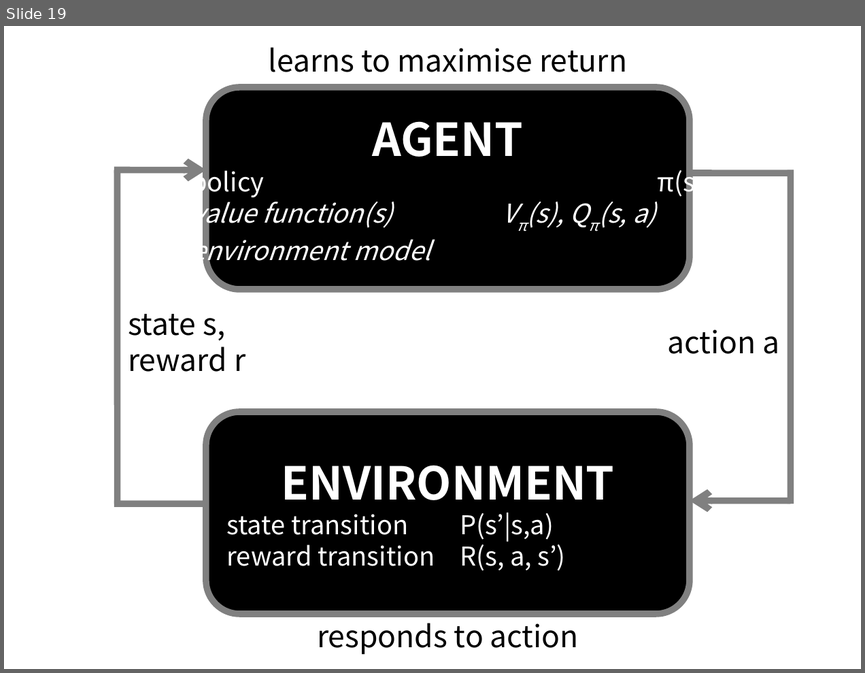
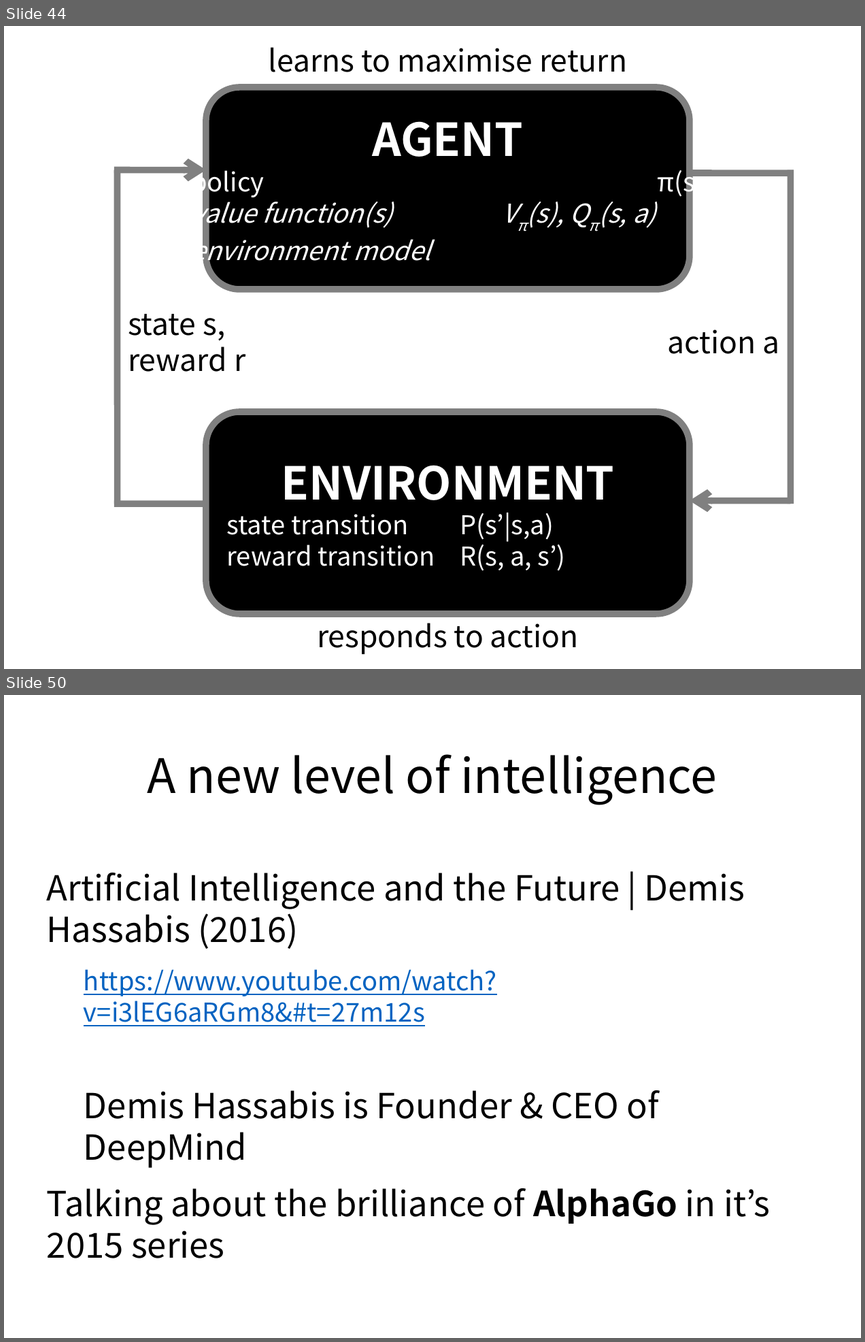
Before and after one commit to ADGEfficiency/dsr-rl, a slide deck: RL_course_v2_DRAFT.pptx. Shown one above the other, each under a label of ours: slide 19 before the commit, slides 44 and 50 after it; the slides between them are not shown. The pictures are 865x673 and 865x1342 pixels, drawn with LibreOffice and Linux fonts; fonts in the diff are those of the drawing. Boxes give left, top, right and bottom in pixels: in the first picture for what was removed or moved away, otherwise in the second. Text is boxed around its words. In the diff, an @@ line names an element or a change of style, - is before the commit and + after.

```diff
--- a/RL_course_v2_DRAFT.pptx
+++ b/RL_course_v2_DRAFT.pptx
@@ slide 50 added at [4, 695, 861, 1338], background #FFFFFF @@
@@ title added at [147, 754, 717, 804], 44 pt, text #000000 @@
+A new level of intelligence
@@ text added at [47, 872, 770, 1258], 32 pt, text #000000 @@
+Artificial Intelligence and the Future | Demis Hassabis (2016)
+● https://www.youtube.com/watch?v=i3lEG6aRGm8&#t=27m12s
+● Demis Hassabis is Founder & CEO of DeepMind
+Talking about the brilliance of AlphaGo in it’s 2015 series
@@ what was slide 19 is now slide 44 @@
```
Also in this commit, not shown: 12 slides changed, 59 other slides added, 1 slide removed, 2 other files.
